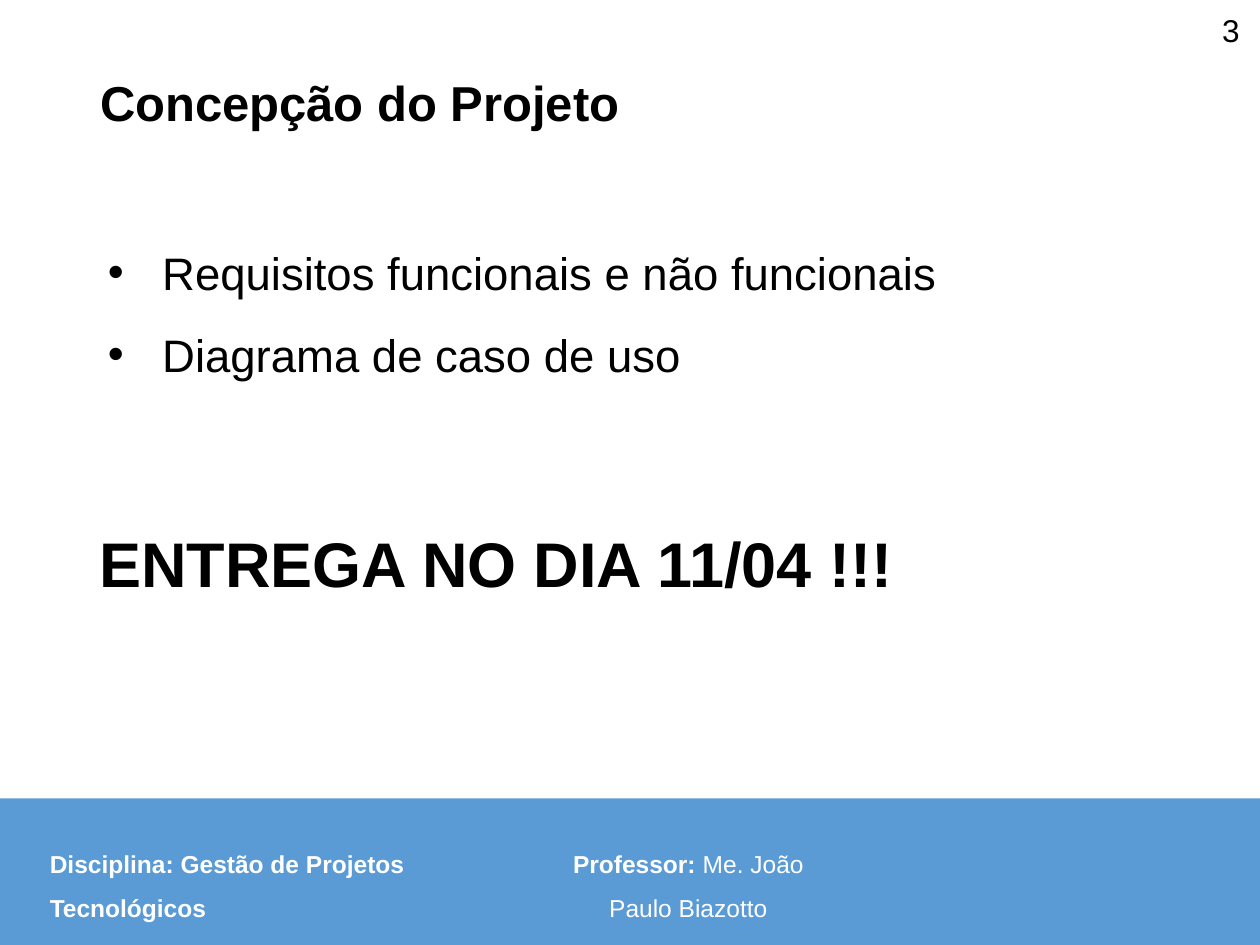
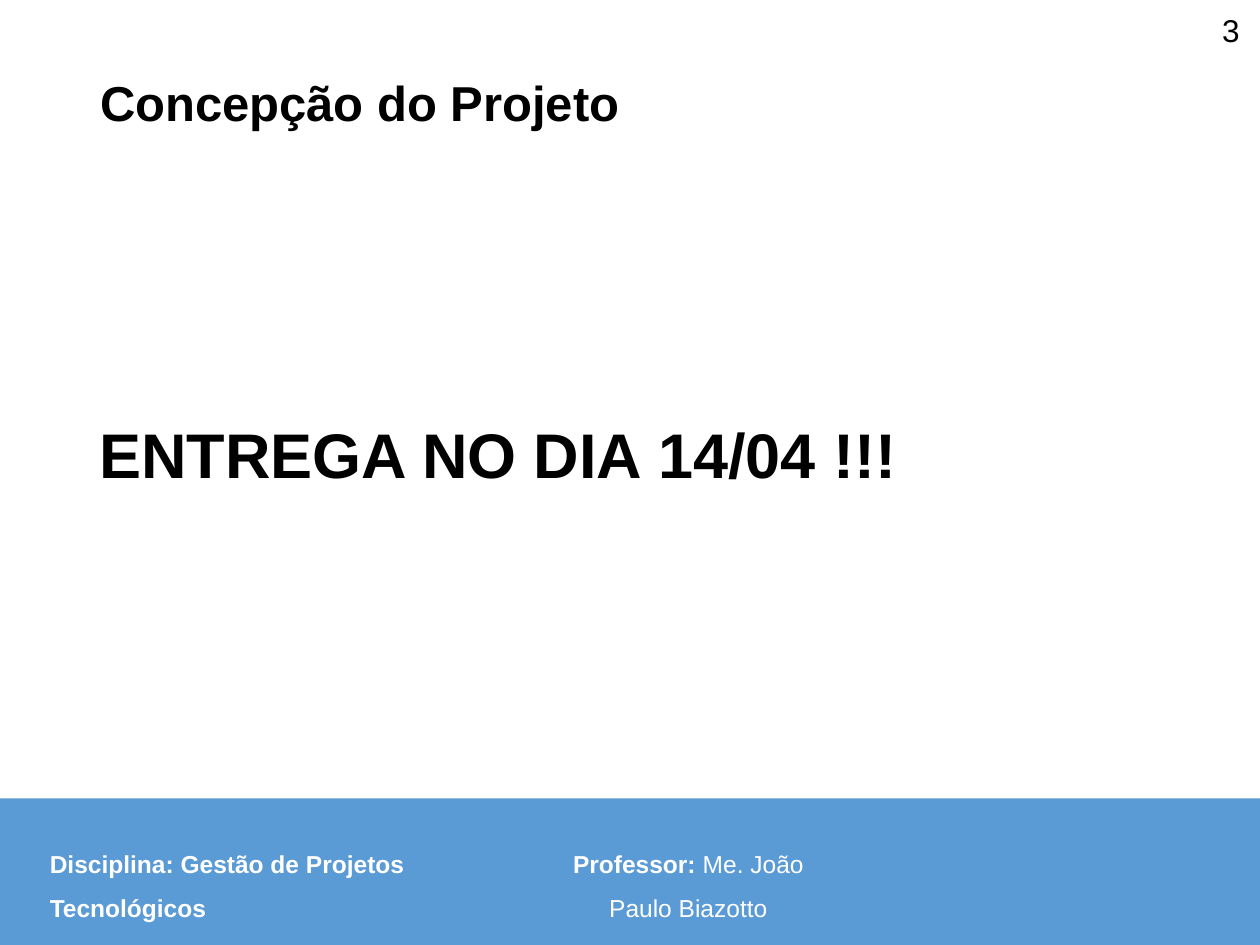
Before and after one commit to pitado/unicesumar2025, a slide deck: slide 3 of gestão de projetos tecnológicos/aulas/Aula 10 - Plano de Gerênciamento de Tempo e Timeline.pptx. Drawn at 1260x945 pixels with LibreOffice and Linux fonts; fonts in the diff are those of the drawing; background and template pictures are left out. Boxes give left, top, right and bottom in pixels: in the first picture for what was removed or moved away, otherwise in the second. Text is boxed around its words. In the diff, an @@ line names an element or a change of style, - is before the commit and + after.

```diff
--- a/gestão de projetos tecnológicos/aulas/Aula 10 - Plano de Gerênciamento de Tempo e Timeline.pptx
+++ b/gestão de projetos tecnológicos/aulas/Aula 10 - Plano de Gerênciamento de Tempo e Timeline.pptx
@@ text at (99, 432, 816, 480): text changed; size 26 to 36 pt; bold on @@
-• Requisitos funcionais e não funcionais
-• Diagrama de caso de uso
-ENTREGA NO DIA 11/04 !!!
+ENTREGA NO DIA 14/04 !!!
```
Also in this commit, not shown: 8 other slides changed, 2 slides removed, 7 other files.
